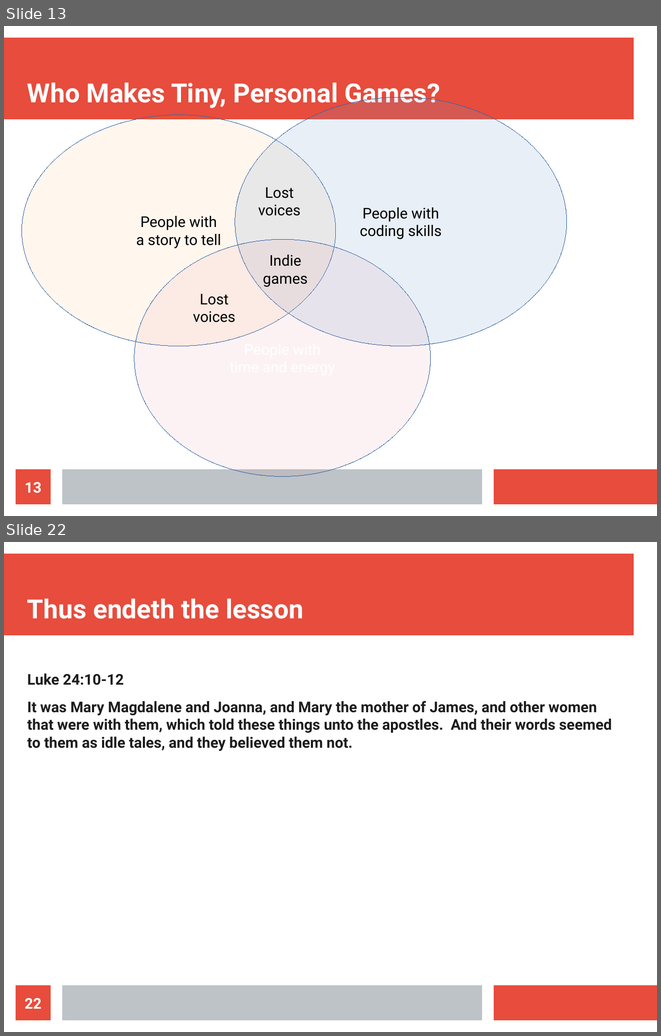
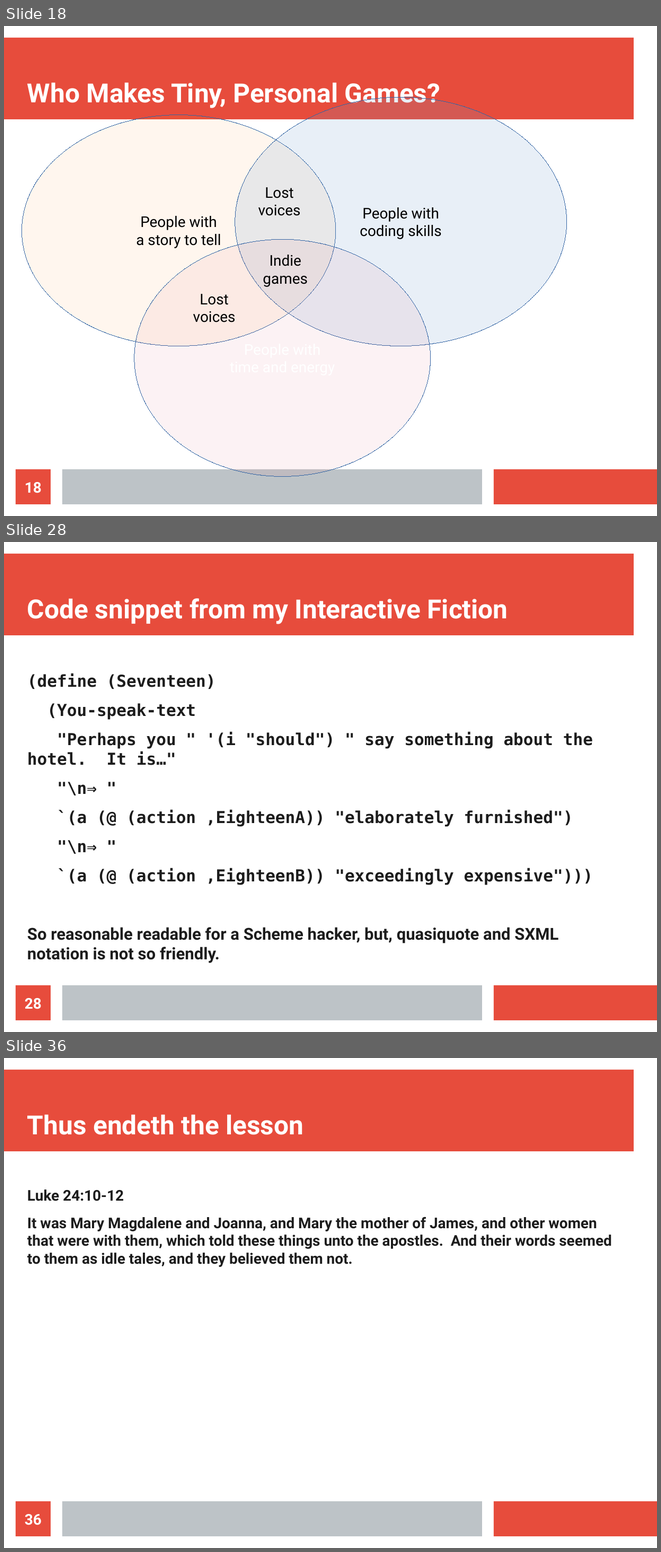
Before and after one commit to spk121/fosdem2019, a slide deck: ScriptingIF.odp. Shown one above the other, each under a label of ours: slides 13 and 22 before the commit, slides 18, 28 and 36 after it; the slides between them are not shown. The pictures are 661x1036 and 661x1552 pixels, drawn with LibreOffice and Linux fonts; fonts in the diff are those of the drawing. Boxes give left, top, right and bottom in pixels: in the first picture for what was removed or moved away, otherwise in the second. Text is boxed around its words. In the diff, an @@ line names an element or a change of style, - is before the commit and + after.

```diff
--- a/ScriptingIF.odp
+++ b/ScriptingIF.odp
@@ slide 28 added at bbox=[4, 542, 657, 1032], background #FFFFFF; not listed: 3 template elements that a slide beside it also shows @@
@@ title added at bbox=[27, 598, 508, 624], 32 pt, text #FFFFFF, bold @@
+Code snippet from my Interactive Fiction
@@ text added at bbox=[27, 673, 593, 963], 20 pt, text #1C1C1C, bold @@
+(define (Seventeen)
+(You-speak-text
+"Perhaps you " '(i "should") " say something about the hotel. It is…"
+"\n⇒ "
+`(a (@ (action ,EighteenA)) "elaborately furnished")
+"\n⇒ "
+`(a (@ (action ,EighteenB)) "exceedingly expensive")))
+So reasonable readable for a Scheme hacker, but, quasiquote and SXML notation is not so friendly.
@@ page number added at bbox=[16, 985, 51, 1020], fill #E74C3C, 18 pt, text #FFFFFF, bold @@
+28
@@ what was slide 13 is now slide 18 @@
@@ page number at bbox=[25, 482, 42, 493]: text changed @@
-13
+18
@@ what was slide 22 is now slide 36 @@
@@ page number at bbox=[25, 1514, 42, 1525]: text changed @@
-22
+36
```
Also in this commit, not shown: 11 slides changed, 15 other slides added, 2 slides removed, 7 other files.
